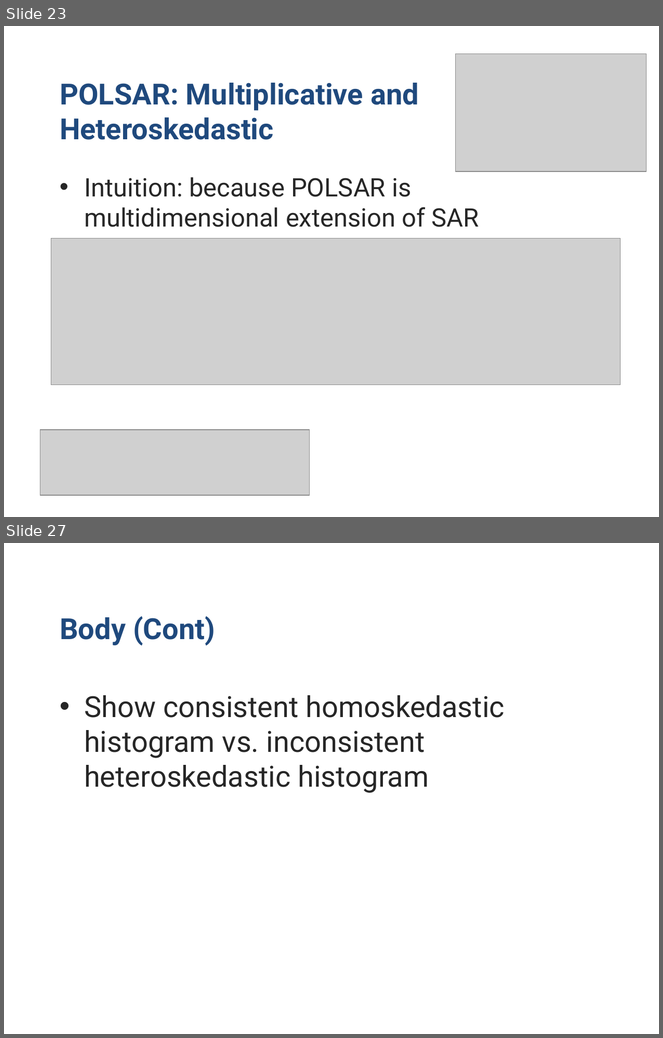
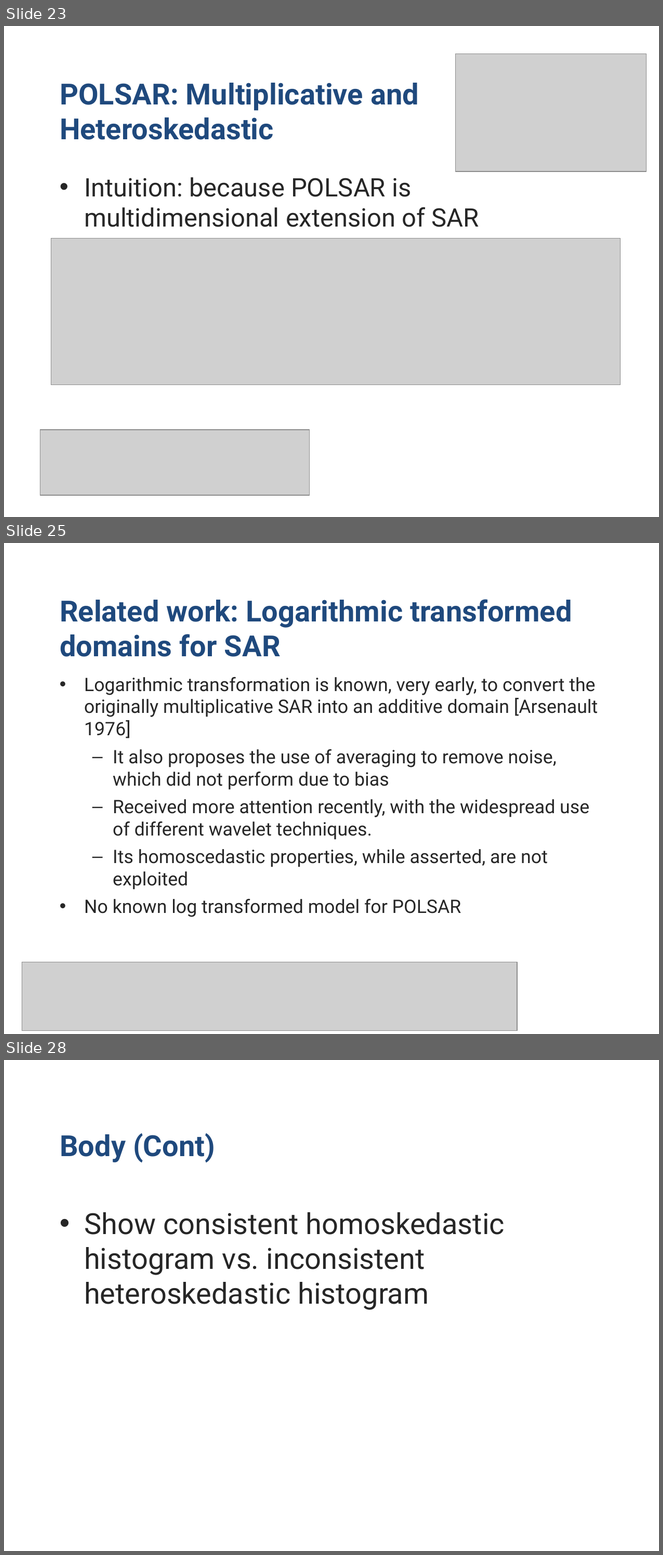
Before and after one commit to stivo-suong/thesis-latex-dev, a slide deck: oral_defense/Scalar & Homoskedastic Models for SAR & POLSAR.pptx.ppt. Shown one above the other, each under a label of ours: slides 23 and 27 before the commit, slides 23, 25 and 28 after it; the slides between them are not shown. The pictures are 663x1038 and 663x1555 pixels, drawn with LibreOffice and Linux fonts; fonts in the diff are those of the drawing; grey boxes stand for pictures; background and template pictures are left out. Boxes give left, top, right and bottom in pixels: in the first picture for what was removed or moved away, otherwise in the second. Text is boxed around its words. In the diff, an @@ line names an element or a change of style, - is before the commit and + after.

```diff
--- a/oral_defense/Scalar & Homoskedastic Models for SAR & POLSAR.pptx.ppt
+++ b/oral_defense/Scalar & Homoskedastic Models for SAR & POLSAR.pptx.ppt
@@ slide 25 added at <box>4,543,659,1034</box>, background #FFFFFF @@
@@ title added at <box>60,599,572,657</box>, 32 pt, text #1F497D, bold @@
+Related work: Logarithmic transformed domains for SAR
@@ text added at <box>84,677,598,917</box>, 20.4 pt, text #262626 @@
+• Logarithmic transformation is known, very early, to convert the originally multiplicative SAR into an additive domain [Arsenault 1976]
+  – It also proposes the use of averaging to remove noise, which did not perform due to bias
+  – Received more attention recently, with the widespread use of different wavelet techniques.
+  – Its homoscedastic properties, while asserted, are not exploited
+• No known log transformed model for POLSAR
@@ picture added at <box>22,962,517,1031</box> @@
@@ what was slide 27 is now slide 28 @@
```
Also in this commit, not shown: 1 slide changed, 2 other slides added, 2 slides removed.
